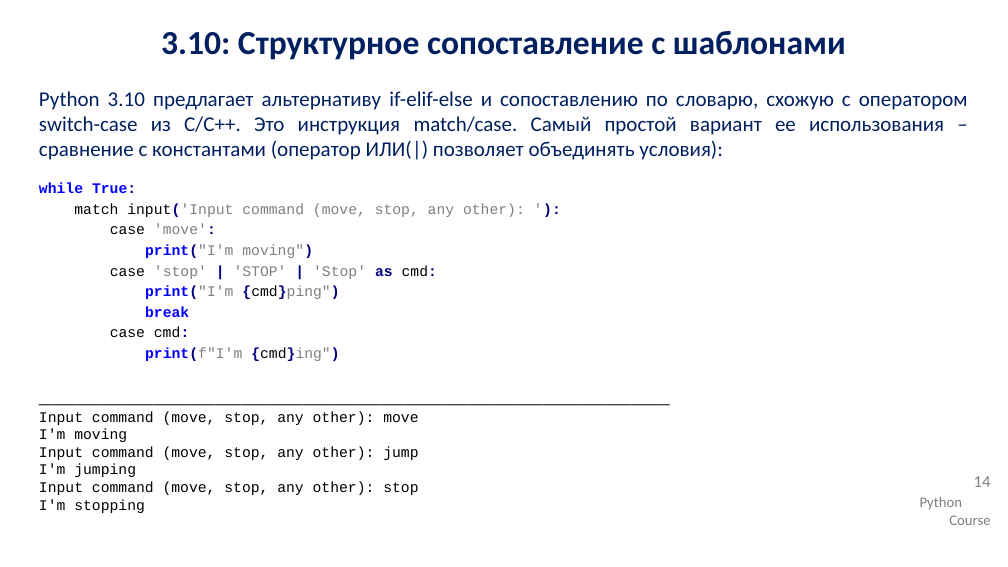
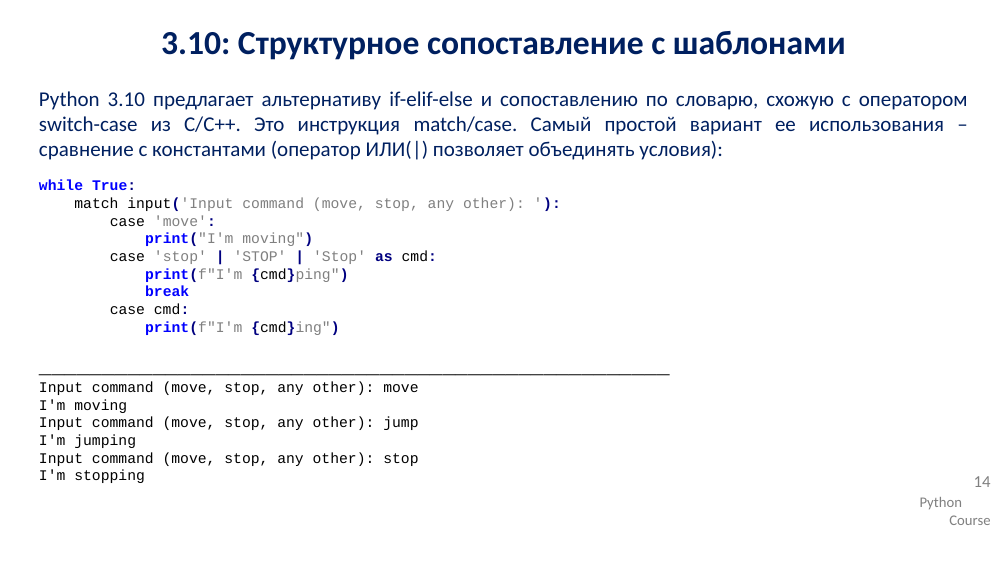
Before and after one commit to IlyaOrlov/PythonCourse2.0_August22, a slide deck: slide 14 of Lectures/py_lec_10.pptx. Drawn at 1008x567 pixels with LibreOffice and Linux fonts; fonts in the diff are those of the drawing; background and template pictures are left out. Boxes give left, top, right and bottom in pixels: in the first picture for what was removed or moved away, otherwise in the second. Text is boxed around its words. In the diff, an @@ line names an element or a change of style, - is before the commit and + after.

```diff
--- a/Lectures/py_lec_10.pptx
+++ b/Lectures/py_lec_10.pptx
@@ text at (39, 180, 525, 335): less space between paragraphs @@
@@ text at (145, 268, 348, 282): text changed @@
-print("I'm {cmd}ping")
+print(f"I'm {cmd}ping")
```
Also in this commit, not shown: 14 other slides changed, 8 other files.
